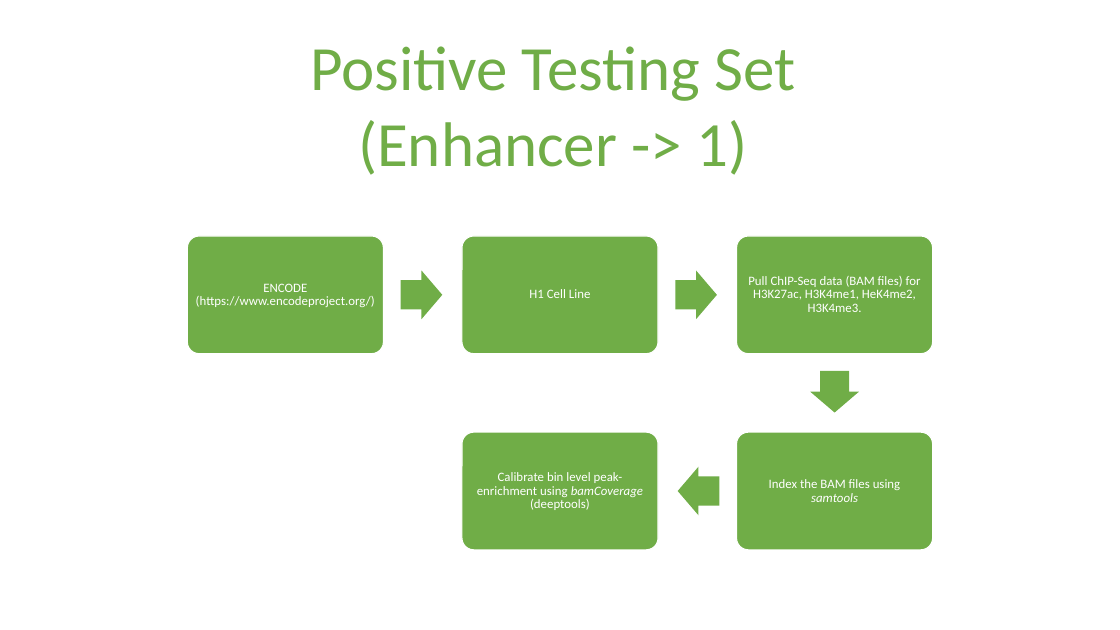
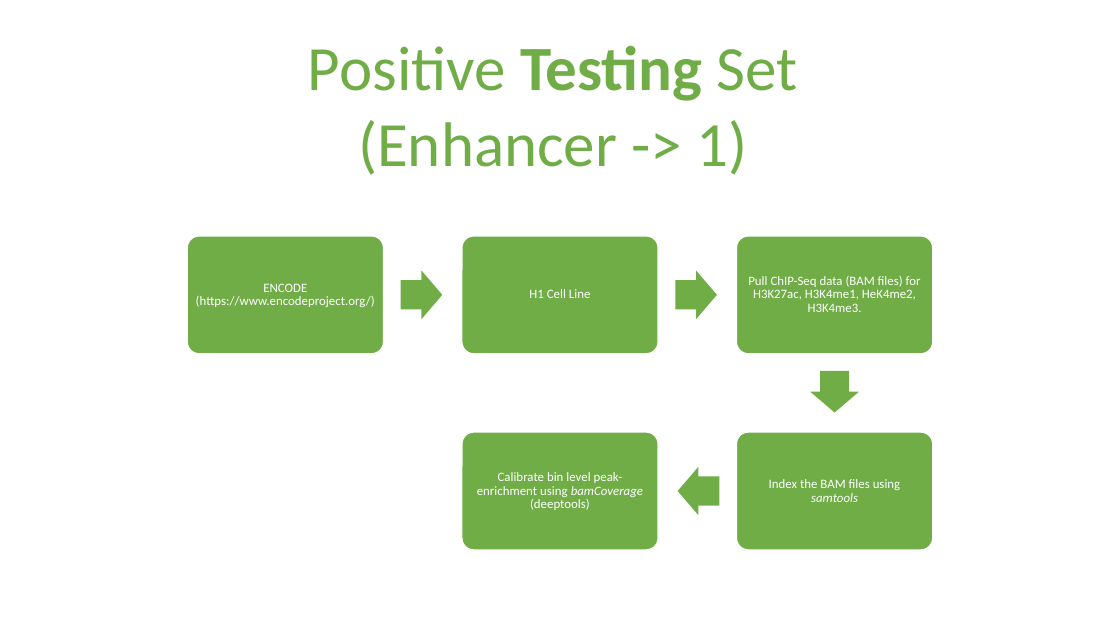
Before and after one commit to shauryajauhari/MachineLearning, a slide deck: slide 2 of Machine_Learning_Deep_Learning/data/Dataset_Preparation_EP_DL.pptx. Drawn at 1120x630 pixels with LibreOffice and Linux fonts; fonts in the diff are those of the drawing. Boxes give left, top, right and bottom in pixels: in the first picture for what was removed or moved away, otherwise in the second. Text is boxed around its words. In the diff, an @@ line names an element or a change of style, - is before the commit and + after.

```diff
--- a/Machine_Learning_Deep_Learning/data/Dataset_Preparation_EP_DL.pptx
+++ b/Machine_Learning_Deep_Learning/data/Dataset_Preparation_EP_DL.pptx
@@ text at bbox=[308, 45, 798, 101]: bold on in "Testing" @@
```
Also in this commit, not shown: 1 other slide changed, 3 slides added, 2 other files.
